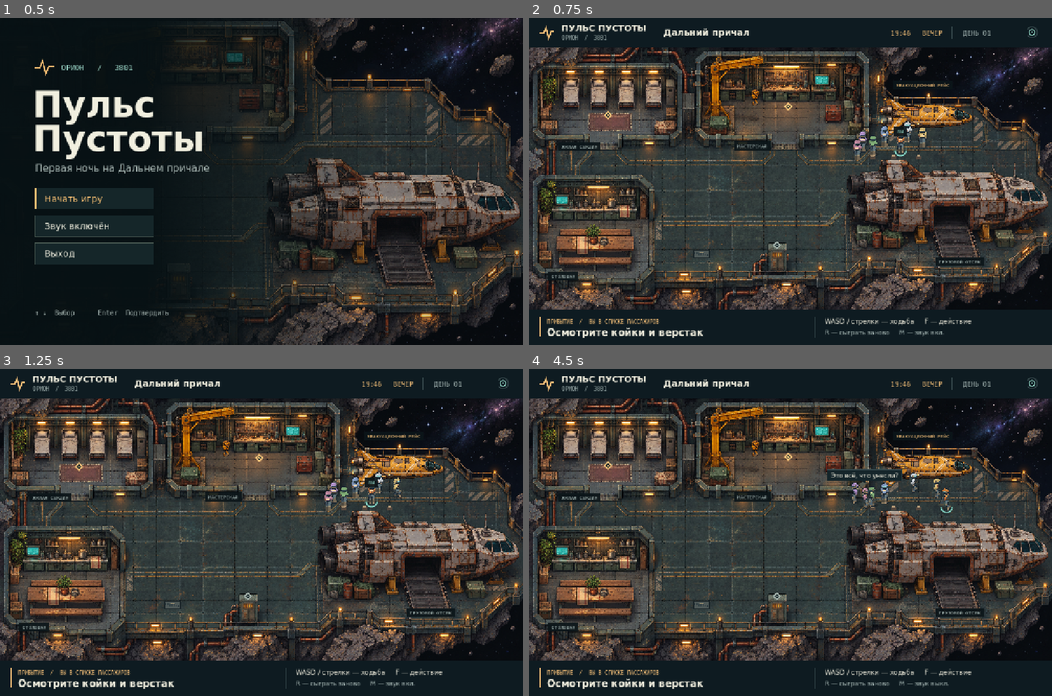
Above: before the commit, frames 1-4 (two rows, left to right).
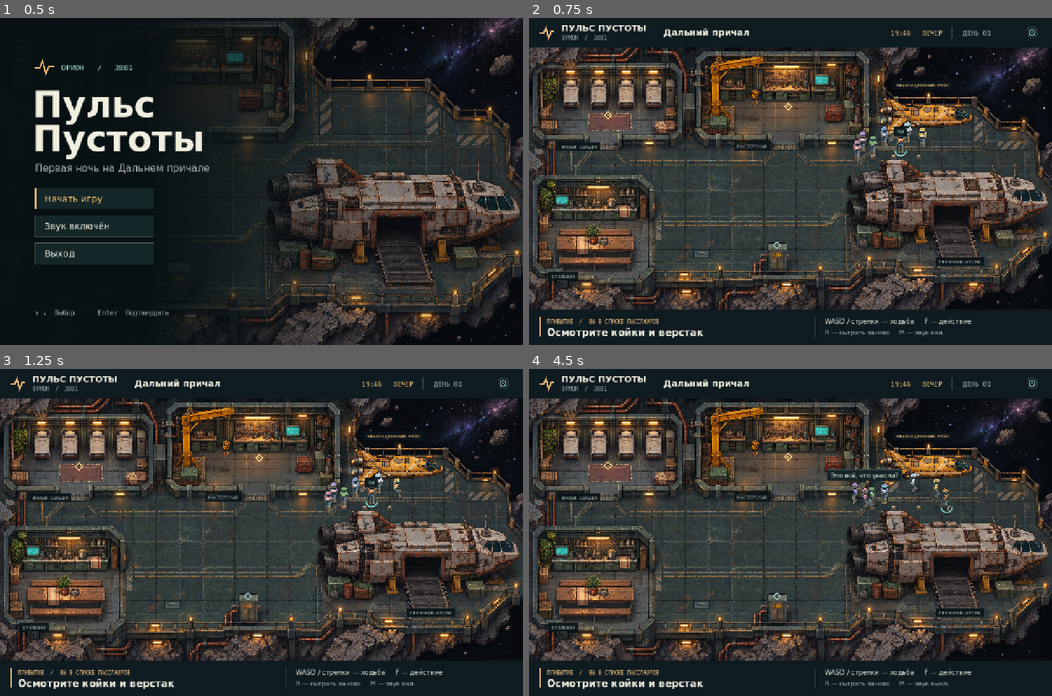
Above: after the commit, the same moments.

Repository: Ozimnadius/pulse-of-the-void
Game: Godot game, scene res://dock.tscn
Same seed, same stepped clock (60 frames per second), same inputs: the game is played once before the commit and once after it.
Inputs (mouse positions are in pixels of both pictures, inside the frame that each line leads up to):
- Up to frame 1 (0.5 s): no input
- Up to frame 2 (0.75 s): click "Начать игру" at 0.5 s
- Up to frame 3 (1.25 s): no input
- Up to frame 4 (4.5 s): tap Enter at 1.25, 2.1 s; move the mouse to (905, 516) at 1.27 s; hold Right 1.28-2.03 s; tap M at 1.35 s; click (905, 516) at 1.42 s; tap Space at 1.52, 2.27, 3.77, 4.25 s; move the mouse to (685, 548) at 2.02 s; hold Down 2.03-2.78 s; click (685, 548) at 2.17 s; move the mouse to (842, 460) at 2.77 s; hold Right 2.78-3.53 s; tap Keypad Enter at 2.85 s; click (842, 460) at 2.92 s; move the mouse to (764, 597) at 3.52 s; hold Up 3.53-4.28 s; tap R at 3.6 s; click (764, 597) at 3.67 s; move the mouse to (947, 581) at 4.27 s; hold Left from 4.28 s (still down); tap F at 4.35 s; click (947, 581) at 4.42 s

Frame 1 is identical in both runs. In frame 2, 0.2% of the frame differs, in the area x 71-100%, y 9-88%; in frame 3, 0.4%; in frame 4, 0.8%, in the area x 68-100%, y 9-88%.

Commit message:
feat(game): добавить дрейф звёзд и астероидов за причалом

Diff:
--- a/game/deck.gd
+++ b/game/deck.gd
@@ -1,11 +1,13 @@
 extends Node2D
 
-const BACKDROP = preload("res://art/dock.png")
+const STAR_PERIOD := 150.0
+const ASTEROID_PERIOD := 37.5
 const FERRY = preload("res://art/ferry.png")
 const AMBER = Color("#ffcb7f")
 const MINT = Color("#89dfce")
 var lamp: GradientTexture2D
 @onready var game = get_parent()
+@onready var sky_material: ShaderMaterial = $Backdrop.material
 
 func _ready() -> void:
 	var colors = Gradient.new()
@@ -23,7 +25,9 @@
 	draw_texture_rect(lamp, Rect2(p-size/2, size), false, tint)
 
 func _draw() -> void:
-	draw_texture_rect(BACKDROP, Rect2(0,0,960,480), false)
+	var drift := Vector2(fposmod(game.elapsed, STAR_PERIOD) / STAR_PERIOD,
+		fposmod(game.elapsed, ASTEROID_PERIOD) / ASTEROID_PERIOD)
+	sky_material.set_shader_parameter("drift", drift)
 	var morning: bool = game.phase >= game.Phase.MORNING
 	if morning:
 		draw_rect(Rect2(0,0,960,480), Color(0.49,0.65,0.76,0.065))
--- a/game/dock.tscn
+++ b/game/dock.tscn
@@ -6,6 +6,17 @@
 [ext_resource type="Script" path="res://title_menu.gd" id="4"]
 
 [ext_resource type="Script" path="res://residents.gd" id="5"]
+[ext_resource type="Texture2D" path="res://art/dock.png" id="6"]
+[ext_resource type="Shader" path="res://dock_space.gdshader" id="7"]
+[ext_resource type="Texture2D" path="res://art/dock_space_mask.png" id="8"]
+[ext_resource type="Texture2D" path="res://art/dock_stars.png" id="9"]
+[ext_resource type="Texture2D" path="res://art/dock_asteroids.png" id="10"]
+
+[sub_resource type="ShaderMaterial" id="SkyMaterial"]
+shader = ExtResource("7")
+shader_parameter/space_mask = ExtResource("8")
+shader_parameter/stars = ExtResource("9")
+shader_parameter/asteroids = ExtResource("10")
 
 [node name="Dock" type="Node2D"]
 script = ExtResource("1")
@@ -16,6 +27,15 @@
 position = Vector2(0, 72)
 scale = Vector2(1.3333334, 1.3333334)
 script = ExtResource("2")
+
+[node name="Backdrop" type="TextureRect" parent="Deck"]
+show_behind_parent = true
+material = SubResource("SkyMaterial")
+offset_right = 960.0
+offset_bottom = 480.0
+mouse_filter = 2
+texture = ExtResource("6")
+expand_mode = 1
 
 [node name="Residents" type="Node2D" parent="Deck"]
 y_sort_enabled = true
--- /dev/null
+++ b/game/dock_space.gdshader
@@ -0,0 +1,22 @@
+shader_type canvas_item;
+
+uniform sampler2D space_mask : filter_linear, repeat_disable;
+uniform sampler2D stars : source_color, filter_linear, repeat_enable;
+uniform sampler2D asteroids : source_color, filter_linear, repeat_enable;
+uniform vec2 drift;
+
+void fragment() {
+	// Маска начинается у правого края станции и включает просветы в перилах.
+	vec2 mask_size = vec2(textureSize(space_mask, 0));
+	vec2 pixel = UV / TEXTURE_PIXEL_SIZE;
+	pixel.x -= 1.0 / TEXTURE_PIXEL_SIZE.x - mask_size.x;
+	if (pixel.x >= 0.0) {
+		float opening = texture(space_mask, pixel / mask_size).r;
+		if (opening > 0.0) {
+			vec2 sky_uv = pixel / vec2(textureSize(stars, 0));
+			vec3 sky = texture(stars, sky_uv + vec2(drift.x, 0.0)).rgb;
+			vec4 rock = texture(asteroids, sky_uv + vec2(drift.y, 0.0));
+			COLOR.rgb = mix(COLOR.rgb, mix(sky, rock.rgb, rock.a), opening);
+		}
+	}
+}
Binary file added: game/art/dock_asteroids.png
Not shown, added: game/art/dock_asteroids.png.import
Binary file added: game/art/dock_space_mask.png
Not shown, added: game/art/dock_space_mask.png.import
Binary file added: game/art/dock_stars.png
Not shown, added: game/art/dock_stars.png.import
Not shown: 1 places in game/dock.tscn that only renumber resources
Not shown, added: game/dock_space.gdshader.uid
Not shown, changed: docs/ЖУРНАЛ.md
Not shown, added: Кадры/Дрейф над причалом.mp4
